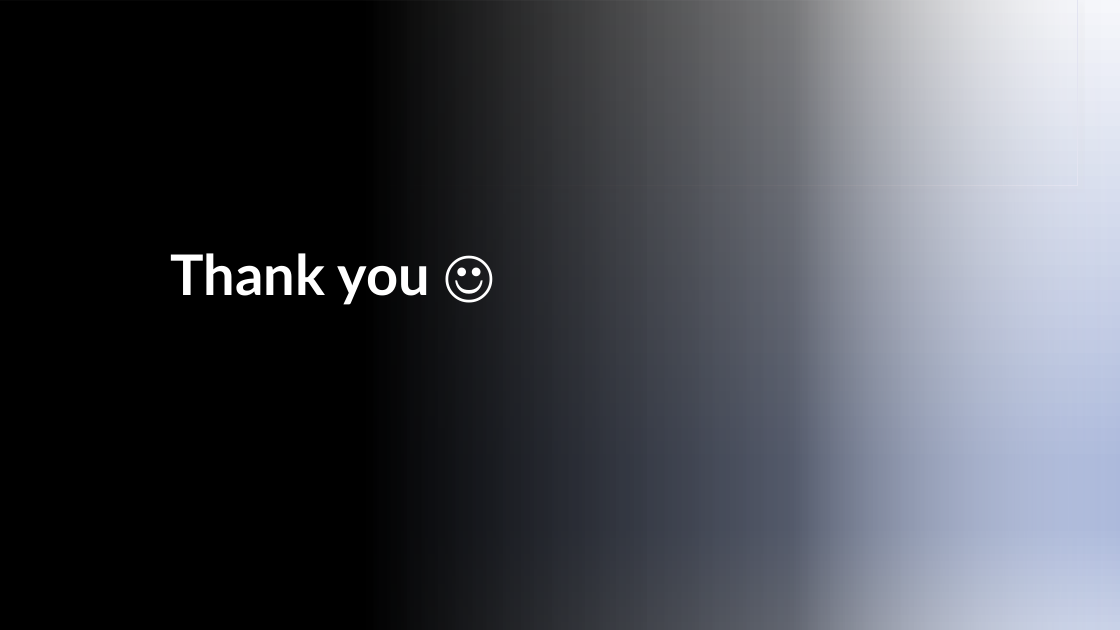
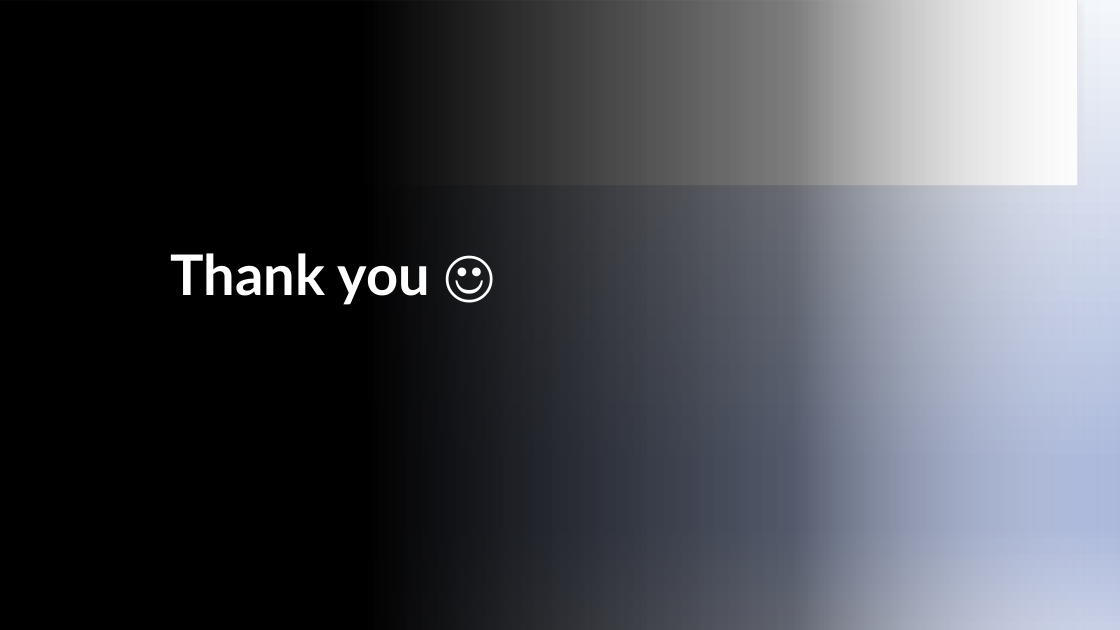
Before and after one commit to stephen823/New-York-Weather-Forcast-base-on-Machine-Learning, a slide deck: slide 13 of Final Project - Draft report.pptx (slide 8 before the commit). Drawn at 1120x630 pixels with LibreOffice and Linux fonts; fonts in the diff are those of the drawing; background and template pictures are left out. Boxes give left, top, right and bottom in pixels: in the first picture for what was removed or moved away, otherwise in the second. Text is boxed around its words. In the diff, an @@ line names an element or a change of style, - is before the commit and + after.

```diff
--- a/Final Project - Draft report.pptx
+++ b/Final Project - Draft report.pptx
@@ rectangle at bbox=[51, 0, 1077, 186]: fill gradient #F6F7FB to #ACB9DB to #C8D1E7 to #FFFFFF; outline #E4E5F3 0.75 pt to #E1E5F4 0.75 pt; shadow changed @@
@@ rectangle at bbox=[52, 0, 1077, 185]: fill gradient #F6F7FB to #ACB9DB to #C8D1E7 to #FFFFFF @@
```
Also in this commit, not shown: 4 other slides changed, 7 slides added, 2 slides removed, 1 other file.
